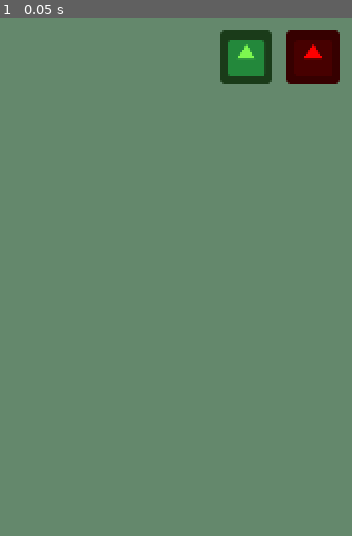
Above: before the commit, frame 1.
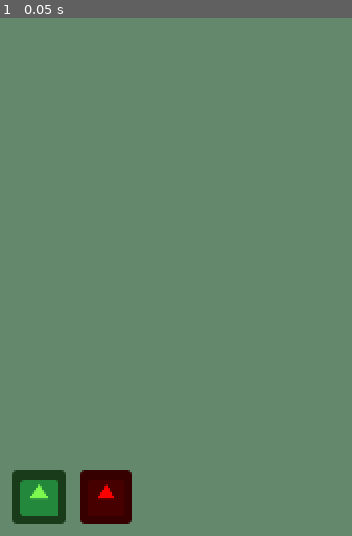
Above: after the commit, the same moment.

Repository: UHSGDC/Photographers-Hike
Game: Godot game, scene res://Menus/Settings/InputSetting.tscn
The game is run twice, just before and just after one commit, with the same random seed, the same clock (stepped at 60 frames per second) and the same inputs. This scene is started directly instead of the project's main scene. The engine's default icon, where the game draws it, is replaced by a stand-in: a white triangle on a blue panel in a dark square.
Inputs:
- Up to frame 1 (0.05 s): no input

The runs differ from the first frame. In frame 1, 6.2% of the frame differs, in the area x 3-97%, y 2-98%.

Commit message:
Fixing some formatting for input settings
Add icons for certain inputs

Diff:
--- a/PhotographersHike/Menus/Settings/InputSetting.gd
+++ b/PhotographersHike/Menus/Settings/InputSetting.gd
@@ -3,14 +3,13 @@
 export var input_name: String
 export var input_action_name: String
 var input_events: String
-export var press_key_popup_node_path: NodePath
-onready var press_key_popup_node: Control = get_node(press_key_popup_node_path)
+
+var press_key_popup_node: Control
+var warning_container_node: Label
+
 
 export var BIND_DISPLAY_CONTAINER_PATH: NodePath
 onready var bind_display_container_node: Control = get_node(BIND_DISPLAY_CONTAINER_PATH)
-
-export var WARNING_CONTAINER_PATH: NodePath
-onready var warning_container_node: Label = get_node(WARNING_CONTAINER_PATH)
 
 export var BIND_DISPLAY_SCENE: PackedScene
 export var MAX_BINDS: int
--- a/PhotographersHike/Menus/Settings/InputSetting.tscn
+++ b/PhotographersHike/Menus/Settings/InputSetting.tscn
@@ -6,62 +6,55 @@
 [ext_resource path="res://Assets/Theme/UITheme.tres" type="Theme" id=5]
 
 [node name="InputSetting" type="HSplitContainer"]
-anchor_left = 0.017
-anchor_right = 0.983
-anchor_bottom = 0.097
-margin_left = -0.160001
-margin_right = 0.159973
-margin_bottom = 0.0639992
-rect_min_size = Vector2( 0, 28 )
+anchor_top = 0.472
+anchor_right = 0.7
+anchor_bottom = 0.542
+margin_top = 0.0639954
+margin_right = -3.05176e-05
+margin_bottom = -0.0960083
+rect_min_size = Vector2( 0, 20 )
 theme = ExtResource( 5 )
 split_offset = 192
 dragger_visibility = 2
 script = ExtResource( 3 )
-BIND_DISPLAY_CONTAINER_PATH = NodePath("HSplitContainer/BindContainerContainer/BindContainer")
+BIND_DISPLAY_CONTAINER_PATH = NodePath("HSplitContainer/BindContainer")
 BIND_DISPLAY_SCENE = ExtResource( 2 )
 MAX_BINDS = 3
 
 [node name="InputName" type="Label" parent="."]
-margin_top = 10.0
-margin_right = 193.0
-margin_bottom = 18.0
+margin_top = 6.0
+margin_right = 300.0
+margin_bottom = 14.0
+size_flags_horizontal = 3
 text = "Jump"
 valign = 1
 clip_text = true
 
 [node name="HSplitContainer" type="HSplitContainer" parent="."]
-margin_left = 193.0
-margin_right = 464.0
-margin_bottom = 28.0
+margin_left = 300.0
+margin_right = 336.0
+margin_bottom = 20.0
 rect_min_size = Vector2( 0, 16 )
 custom_constants/separation = 0
 split_offset = 160
 dragger_visibility = 2
 
-[node name="BindContainerContainer" type="CenterContainer" parent="HSplitContainer"]
-margin_right = 160.0
-margin_bottom = 28.0
-
-[node name="BindContainer" type="HBoxContainer" parent="HSplitContainer/BindContainerContainer"]
-margin_left = 80.0
-margin_top = 14.0
-margin_right = 80.0
-margin_bottom = 14.0
+[node name="BindContainer" type="HBoxContainer" parent="HSplitContainer"]
+margin_bottom = 20.0
 grow_horizontal = 0
 size_flags_horizontal = 3
 alignment = 2
 
 [node name="CenterContainer" type="CenterContainer" parent="HSplitContainer"]
-margin_left = 160.0
-margin_right = 196.0
-margin_bottom = 28.0
+margin_right = 36.0
+margin_bottom = 20.0
 rect_min_size = Vector2( 36, 0 )
 size_flags_horizontal = 0
 
 [node name="Container" type="HBoxContainer" parent="HSplitContainer/CenterContainer"]
-margin_top = 6.0
+margin_top = 2.0
 margin_right = 36.0
-margin_bottom = 22.0
+margin_bottom = 18.0
 
 [node name="AddButton" type="TextureButton" parent="HSplitContainer/CenterContainer/Container"]
 modulate = Color( 0.490196, 0.972549, 0.309804, 1 )
